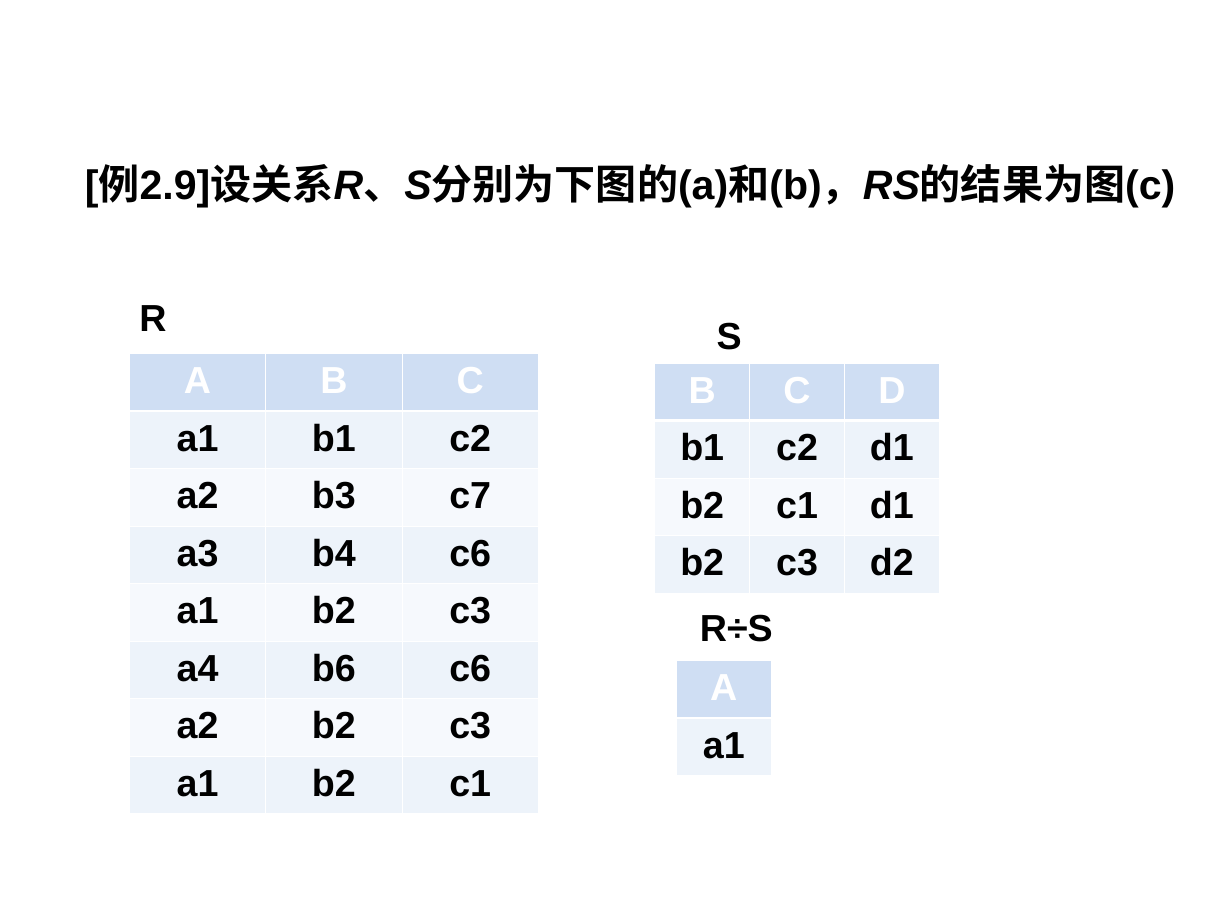
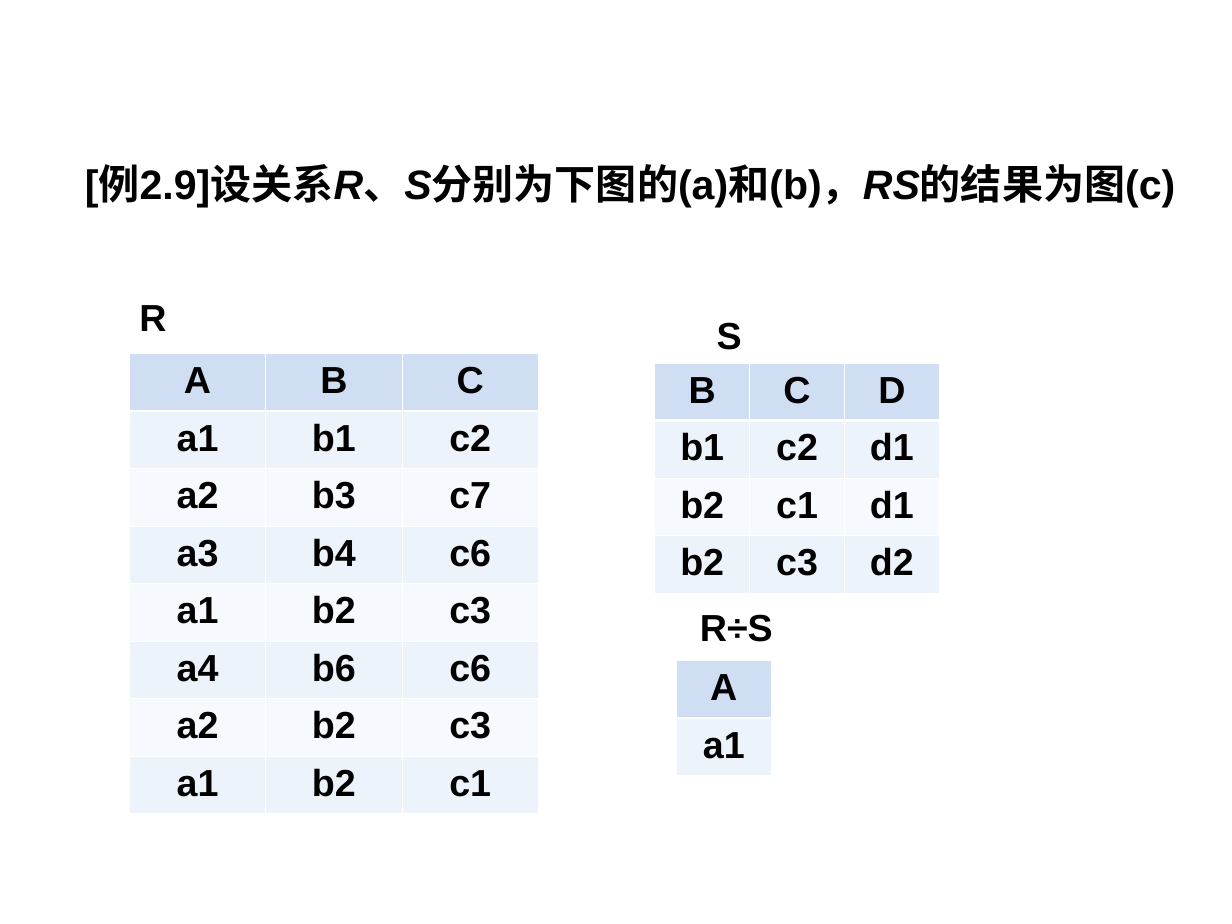
Before and after one commit to HBU/DataBase, a slide deck: slide 84 of PPT/DB第02章.ppt. Drawn at 1232x924 pixels with LibreOffice and Linux fonts; fonts in the diff are those of the drawing; background and template pictures are left out. Boxes give left, top, right and bottom in pixels: in the first picture for what was removed or moved away, otherwise in the second. Text is boxed around its words. In the diff, an @@ line names an element or a change of style, - is before the commit and + after.

```diff
--- a/PPT/DB第02章.ppt
+++ b/PPT/DB第02章.ppt
@@ table at [129,354,540,813] @@
@@ text colour #FFFFFF to #000000 in "A", "B", "C" @@
@@ table at [654,363,939,594] @@
@@ text colour #FFFFFF to #000000 in "B", "C", "D" @@
@@ table at [676,660,771,775] @@
@@ text colour #FFFFFF to #000000 in "A" @@
```
Also in this commit, not shown: 24 other slides changed, 6 other files.
